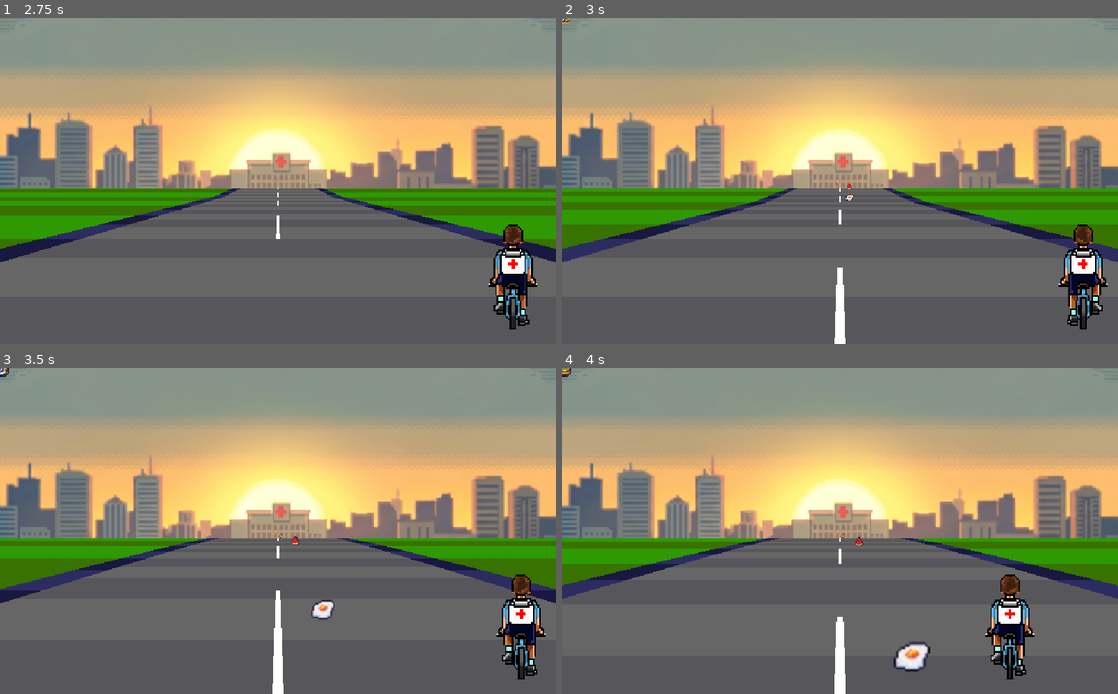
Above: before the commit, frames 1-4 (two rows, left to right).
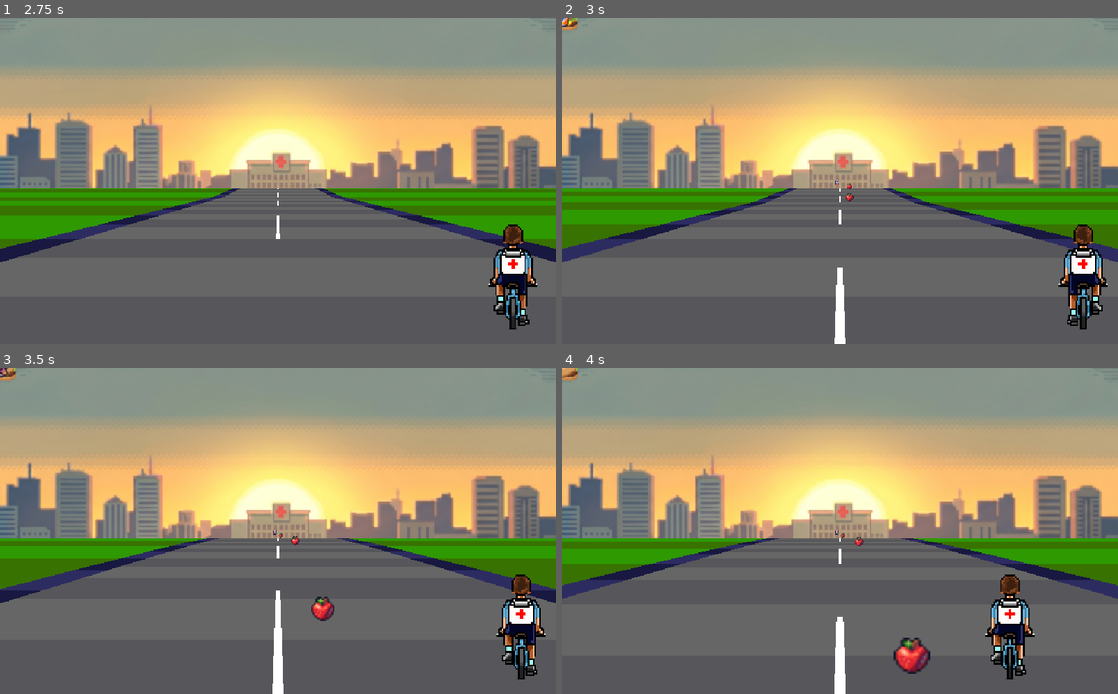
Above: after the commit, the same moments.

Repository: AnaLuizaS4ntos/Corrida_vital_v1
Game: Godot game, scene res://scenes/cena_Rua.tscn
Two runs of this game, one before a commit and one after it. Both use one fixed random seed, a clock stepped at 60 frames per second and the inputs below.
Inputs:
- Up to frame 1 (2.75 s): tap Enter at 0.5 s; hold Right (right) 0.53-1.28 s; hold Down (ui_down) 1.28-2.03 s; hold Right (right) from 2.03 s (still down)
- Up to frame 2 (3 s): release Right (right) at 2.78 s; hold Up (ui_up) from 2.78 s (still down)
- Up to frame 3 (3.5 s): keep holding Up (ui_up)
- Up to frame 4 (4 s): release Up (ui_up) at 3.53 s; hold Left (left) from 3.53 s (still down)

Frame 1 is identical in both runs. In frame 2, 0.1% of the frame differs, in the area x 0-53%, y 0-57%; in frame 3, 0.4%; in frame 4, 0.7%, in the area x 0-67%, y 0-94%.

Commit message:
adicionei mais itens saudaveis e nao saudaveis

Diff:
--- a/scenes/naosaudavel.tscn
+++ b/scenes/naosaudavel.tscn
@@ -4,6 +4,9 @@
 [ext_resource type="Texture2D" uid="uid://c8bwnk5v2oqst" path="res://assets/Icons/burger.png" id="1_x4or5"]
 [ext_resource type="Texture2D" uid="uid://gkd6ow7p0t5f" path="res://assets/Icons/hotdog.png" id="2_wncqy"]
 [ext_resource type="Texture2D" uid="uid://bfcq28ecec6ak" path="res://assets/Icons/soda_pepsi.png" id="3_il4k2"]
+[ext_resource type="Texture2D" uid="uid://bhq3fypxmhbcc" path="res://assets/Icons/soda_coke.png" id="3_vv1wi"]
+[ext_resource type="Texture2D" uid="uid://bec86isedlnky" path="res://assets/Icons/soda_fanta.png" id="4_pv8a6"]
+[ext_resource type="Texture2D" uid="uid://tjnffye1w7ex" path="res://assets/Icons/icecream_3scoops.png" id="7_51bpt"]
 
 [sub_resource type="SpriteFrames" id="SpriteFrames_5de0d"]
 animations = [{
@@ -13,6 +16,22 @@
 }],
 "loop": true,
 "name": &"burger",
+"speed": 5.0
+}, {
+"frames": [{
+"duration": 1.0,
+"texture": ExtResource("3_vv1wi")
+}],
+"loop": true,
+"name": &"coke",
+"speed": 5.0
+}, {
+"frames": [{
+"duration": 1.0,
+"texture": ExtResource("4_pv8a6")
+}],
+"loop": true,
+"name": &"fanta",
 "speed": 5.0
 }, {
 "frames": [{
@@ -28,7 +47,15 @@
 "texture": ExtResource("3_il4k2")
 }],
 "loop": true,
-"name": &"refrigerante",
+"name": &"pepsi",
+"speed": 5.0
+}, {
+"frames": [{
+"duration": 1.0,
+"texture": ExtResource("7_51bpt")
+}],
+"loop": true,
+"name": &"sorvete",
 "speed": 5.0
 }]
 
@@ -38,8 +65,9 @@
 script = ExtResource("1_wncqy")
 
 [node name="cigarro" type="AnimatedSprite2D" parent="." unique_id=955821668]
+scale = Vector2(2, 2)
 sprite_frames = SubResource("SpriteFrames_5de0d")
-animation = &"burger"
+animation = &"sorvete"
 
 [node name="CollisionShape2D" type="CollisionShape2D" parent="." unique_id=682761780]
 shape = SubResource("CircleShape2D_x4or5")
--- a/scenes/saudavel.tscn
+++ b/scenes/saudavel.tscn
@@ -3,8 +3,11 @@
 [ext_resource type="Script" uid="uid://doun8xpa55uuv" path="res://scenes/saudavel.gd" id="1_7nmv0"]
 [ext_resource type="Texture2D" uid="uid://ln58tgv6cxuo" path="res://assets/Icons/fruit_banana.png" id="1_yeski"]
 [ext_resource type="Texture2D" uid="uid://ys8bixwbvfbn" path="res://assets/Icons/fruit_apple.png" id="2_7nmv0"]
+[ext_resource type="Texture2D" uid="uid://dm4vwsbur4x3c" path="res://assets/Icons/fruit_blueberry.png" id="3_6r4hh"]
 [ext_resource type="Texture2D" uid="uid://b31bpd30bhj3s" path="res://assets/Icons/fruit_watermelon_slice.png" id="3_8n2ly"]
 [ext_resource type="Texture2D" uid="uid://hc1r8nd0em4w" path="res://assets/Icons/eggs_fried.png" id="4_6r4hh"]
+[ext_resource type="Texture2D" uid="uid://c12apex8xdq4u" path="res://assets/Icons/vegetable_carrot.png" id="4_ijjga"]
+[ext_resource type="Texture2D" uid="uid://bq8dewyoxgc0w" path="res://assets/Icons/vegetable_corn.png" id="8_yo3w5"]
 
 [sub_resource type="SpriteFrames" id="SpriteFrames_nin4p"]
 animations = [{
@@ -14,6 +17,22 @@
 }],
 "loop": true,
 "name": &"banana",
+"speed": 5.0
+}, {
+"frames": [{
+"duration": 1.0,
+"texture": ExtResource("3_6r4hh")
+}],
+"loop": true,
+"name": &"blueberry",
+"speed": 5.0
+}, {
+"frames": [{
+"duration": 1.0,
+"texture": ExtResource("4_ijjga")
+}],
+"loop": true,
+"name": &"cenoura",
 "speed": 5.0
 }, {
 "frames": [{
@@ -30,6 +49,14 @@
 }],
 "loop": true,
 "name": &"melancia",
+"speed": 5.0
+}, {
+"frames": [{
+"duration": 1.0,
+"texture": ExtResource("8_yo3w5")
+}],
+"loop": true,
+"name": &"milho",
 "speed": 5.0
 }, {
 "frames": [{
